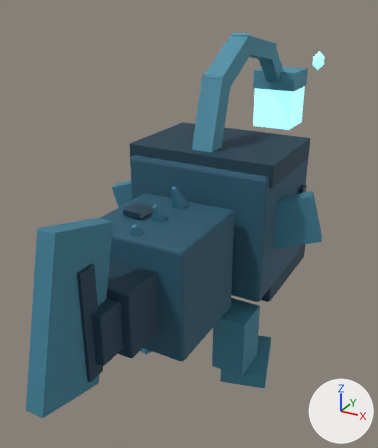
A saved change to the glTF model public/models/pets/anglerkin.glb.
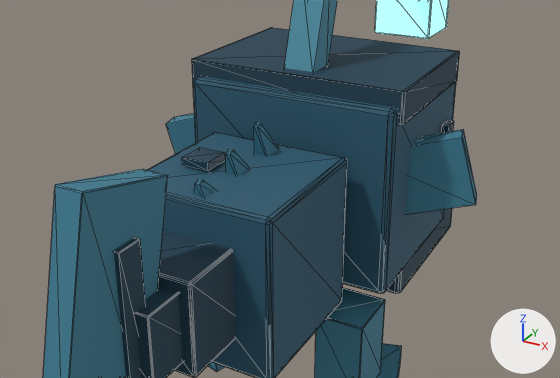
Each version appears first whole from a 50 mm camera at (0.681, -1.327, 1.11) aimed at (-0.02, -0.052, 0.472), and next in a close-up on the part from 0% to 100% of the width and 23% to 80% of the height. The lights are fixed; the arrows at lower right show +X, +Y and +Z. The first two pictures are the older version. The close-ups show mesh edges as thin lines. Where no turn or scale is listed for an object, it has been applied to the vertices. Vertices at exactly the same position are counted once.

The older version as bpy lines, for what is in view:
```python
me_fin_l = bpy.data.meshes.new('fin.L')
me_fin_l.from_pydata(...)  # 16 vertices, 28 faces; spans x -0.098..0.141, y -0.046..0.056, z -0.09..0.103
me_fin_l.materials.append(mat_blk_3d7f96)  # cyan #3d7f96
me_fin_r = bpy.data.meshes.new('fin.R')
me_fin_r.from_pydata(...)  # 16 vertices, 28 faces; spans x -0.14..0.099, y -0.056..0.046, z -0.103..0.09
me_fin_r.materials.append(mat_blk_3d7f96)  # cyan #3d7f96
me_leg_fl = bpy.data.meshes.new('leg.FL')
me_leg_fl.from_pydata(...)  # 64 vertices, 120 faces; spans x -0.076..0.113, y -0.061..0.173, z -0.232..0.0
me_leg_fl.materials.append(mat_blk_3d7f96)  # cyan #3d7f96
ob_fin_l = bpy.data.objects.new('fin.L', me_fin_l)
ob_fin_l.location = (0.214, 0.056, 0.483)
ob_fin_r = bpy.data.objects.new('fin.R', me_fin_r)
ob_fin_r.location = (-0.214, 0.056, 0.483)
ob_leg_fl = bpy.data.objects.new('leg.FL', me_leg_fl)
ob_leg_fl.location = (0.158, -0.074, 0.232)
# also in view: 'fin.tail' at (0.0, -0.603, 0.483); 'head' at (0.0, 0.323, 0.602); 'body' at (-0.01, -0.302, 0.442)
```
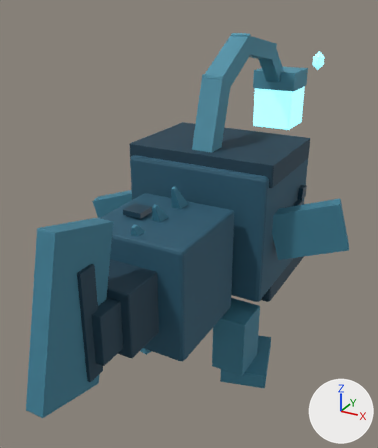
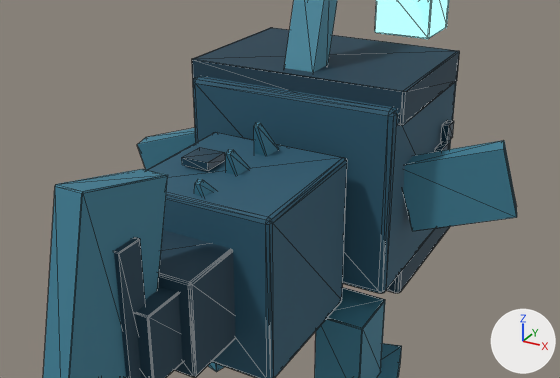
The change, as a list of edits to the scene's bpy script:
```text
Change me_fin_l:
    used by ob_fin_l; location = (0.214, 0.056, 0.483)
    remove me_fin_l.from_pydata(...)  # 16 vertices, 28 faces; spans x -0.098..0.141, y -0.046..0.056, z -0.09..0.103
    add me_fin_l.from_pydata(...)  # 16 vertices, 28 faces; spans x -0.017..0.222, y -0.051..0.051, z -0.096..0.097
    me_fin_l part 1: the whole mesh is moved by (0.081, -0.005, -0.006)
Change me_fin_r:
    used by ob_fin_r; location = (-0.214, 0.056, 0.483)
    remove me_fin_r.from_pydata(...)  # 16 vertices, 28 faces; spans x -0.14..0.099, y -0.056..0.046, z -0.103..0.09
    add me_fin_r.from_pydata(...)  # 16 vertices, 28 faces; spans x -0.195..0.044, y -0.095..0.006, z -0.149..0.044
    me_fin_r part 2: the whole mesh is moved by (-0.055, -0.039, -0.046)
```

Where the change shows, as pixel boxes [x1, y1, x2, y2] in the close-ups (560 x 378 px):
'fin.L', moved
    before: [406, 130, 477, 214]
    after: [403, 140, 517, 231]
'fin.R', moved
    before: [166, 113, 196, 153]
    after: [137, 128, 196, 170]
